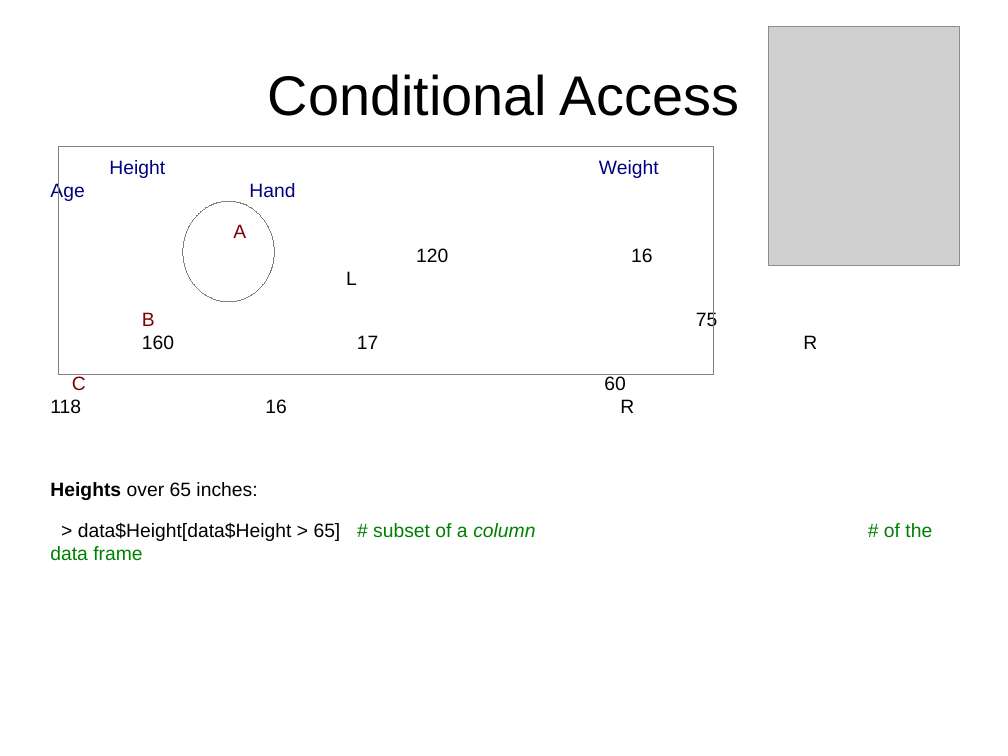
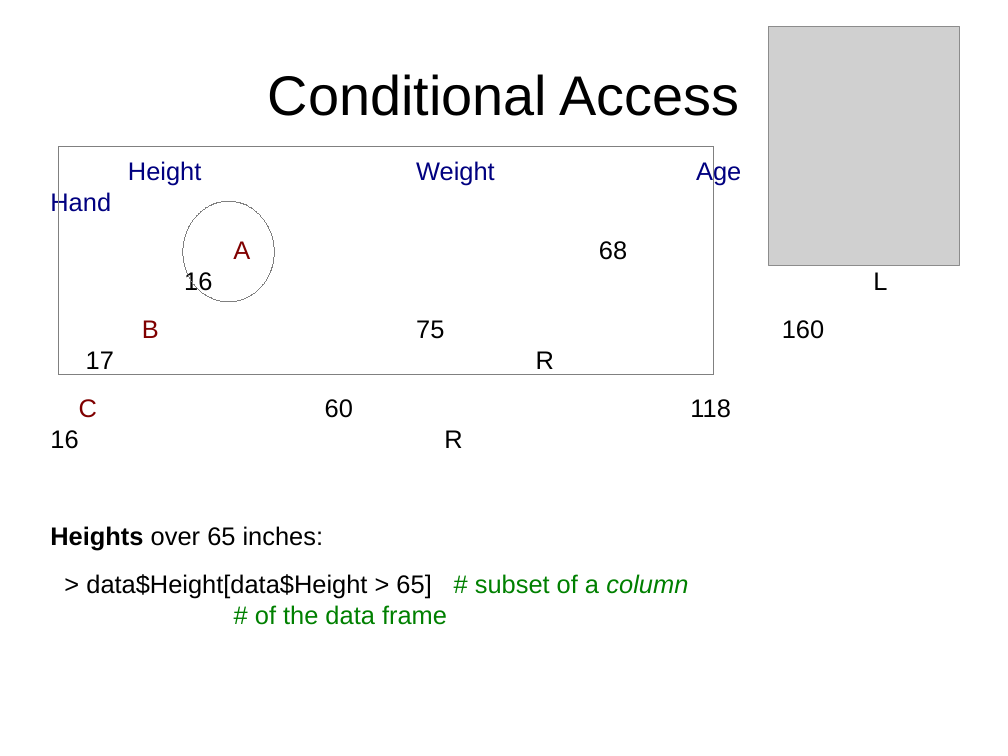
Before and after one commit to ubccr/hsws, a slide deck: slide 62 of slides/R-intro-slideset.odp. Drawn at 1008x756 pixels with LibreOffice and Linux fonts; fonts in the diff are those of the drawing; grey boxes stand for pictures. Boxes give left, top, right and bottom in pixels: in the first picture for what was removed or moved away, otherwise in the second. Text is boxed around its words. In the diff, an @@ line names an element or a change of style, - is before the commit and + after.

```diff
--- a/slides/R-intro-slideset.odp
+++ b/slides/R-intro-slideset.odp
@@ text "Height Weight Age Hand" at (50, 160, 915, 625): size 15.2 to 20 pt @@
```
Also in this commit, not shown: 10 other slides changed, 3 slides added, 10 other files.
